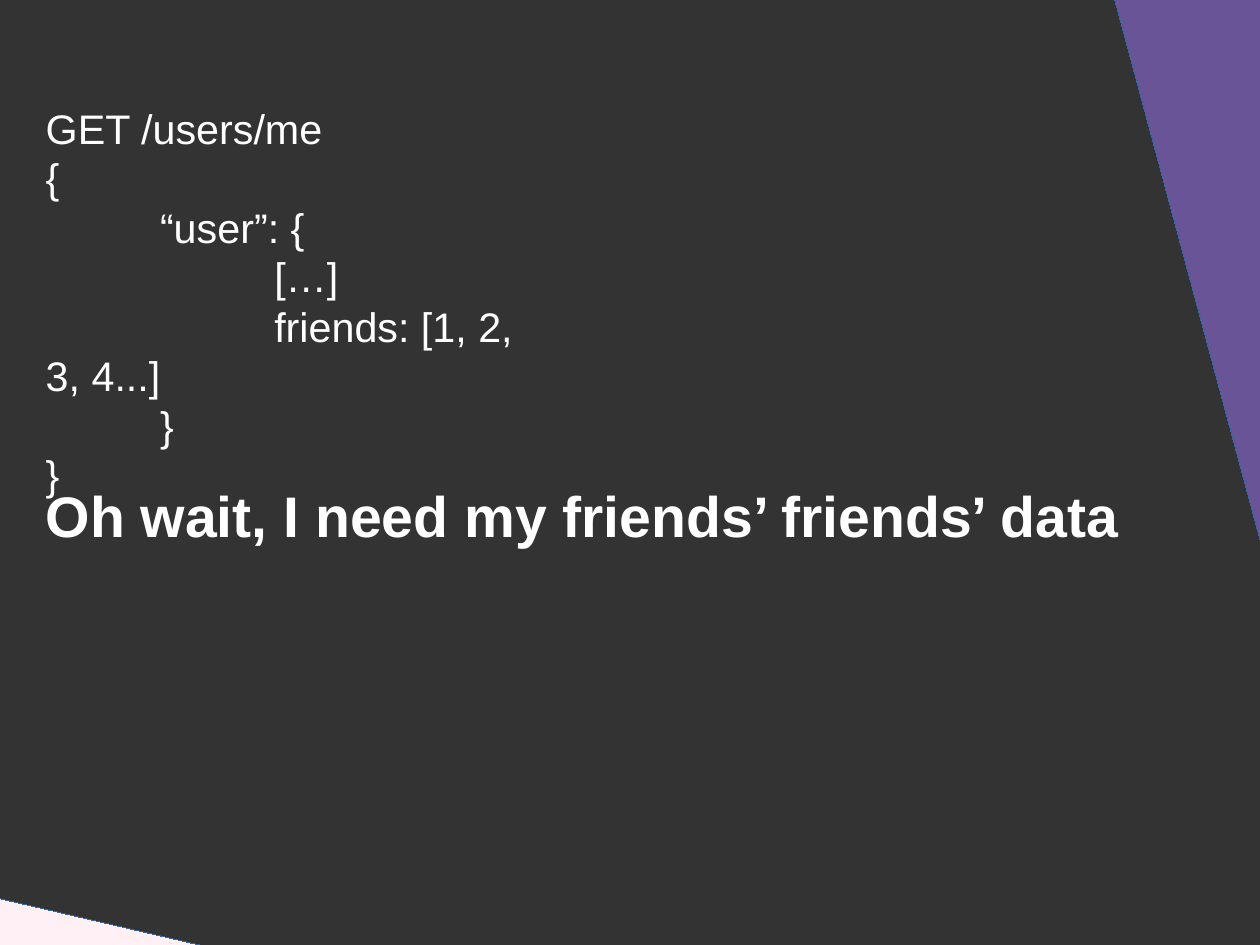
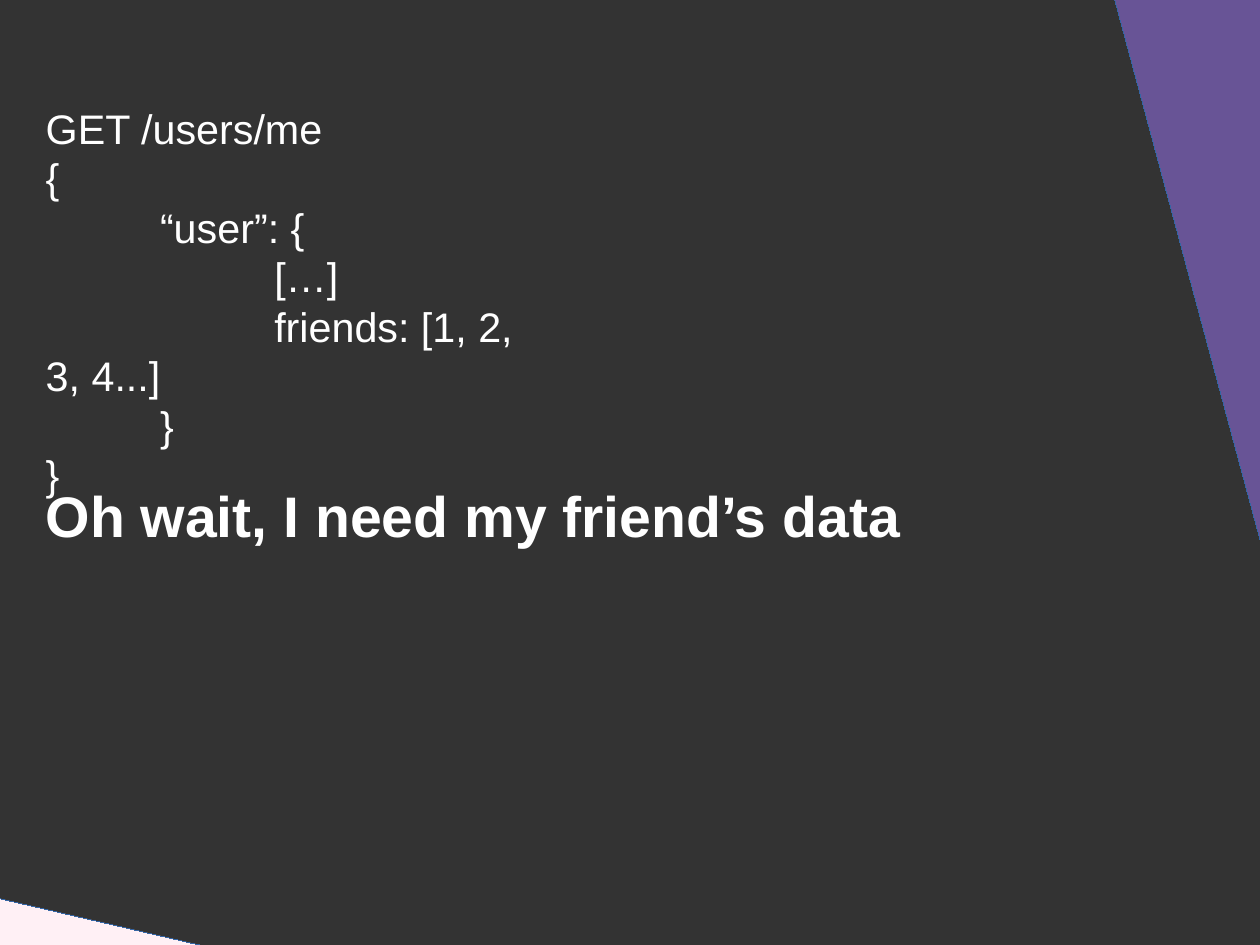
Before and after one commit to DanYellow/presentations, a slide deck: slide 15 of graphql/presentation.odp (slide 14 before the commit). Drawn at 1260x945 pixels with LibreOffice and Linux fonts; fonts in the diff are those of the drawing. Boxes give left, top, right and bottom in pixels: in the first picture for what was removed or moved away, otherwise in the second. Text is boxed around its words. In the diff, an @@ line names an element or a change of style, - is before the commit and + after.

```diff
--- a/graphql/presentation.odp
+++ b/graphql/presentation.odp
@@ title at <box>46,492,900,548</box>: text changed @@
-Oh wait, I need my friends’ friends’ data
+Oh wait, I need my friend’s data
```
Also in this commit, not shown: 8 other slides changed, 4 slides added, 1 slide removed, 5 other files.
